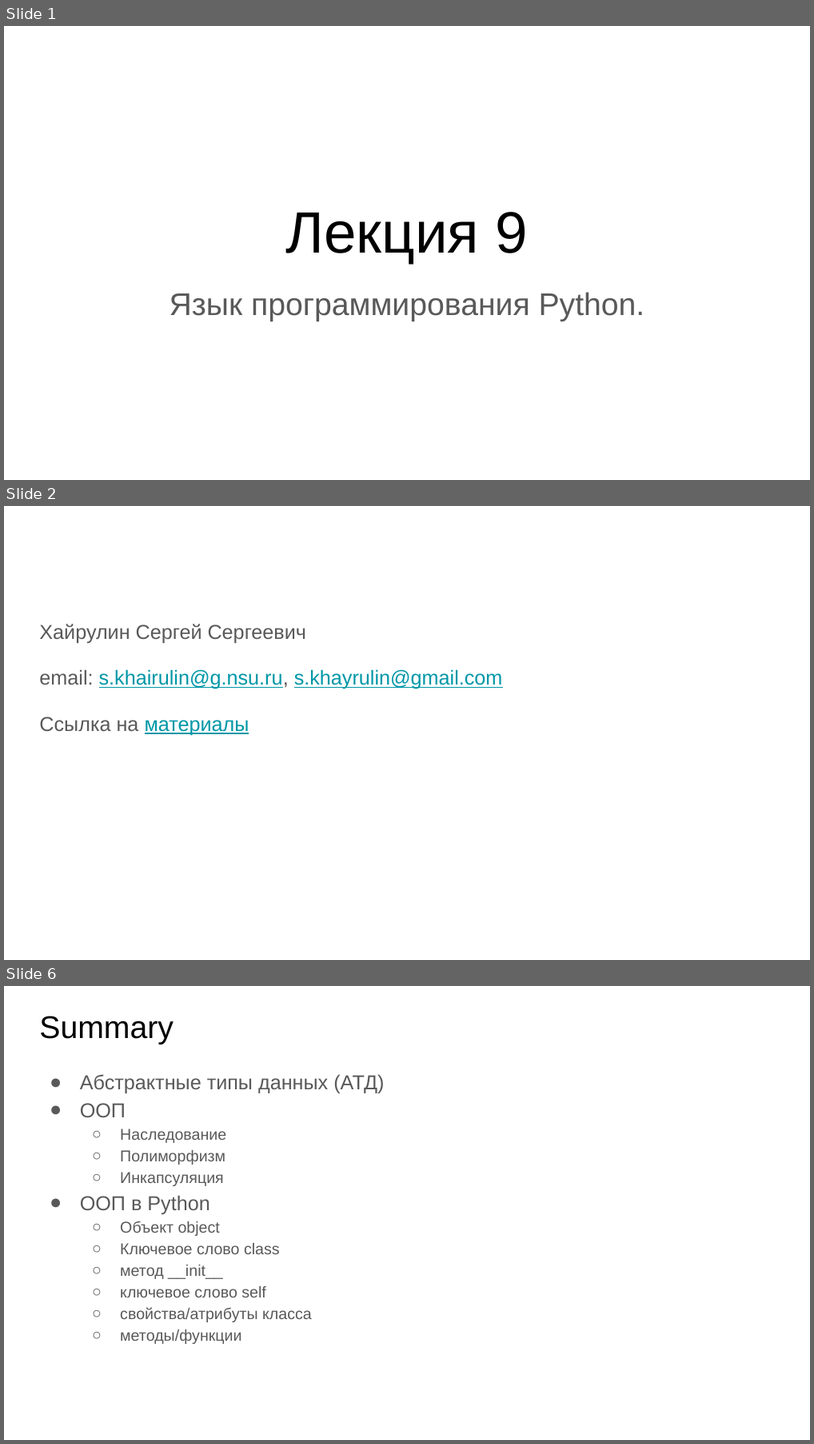
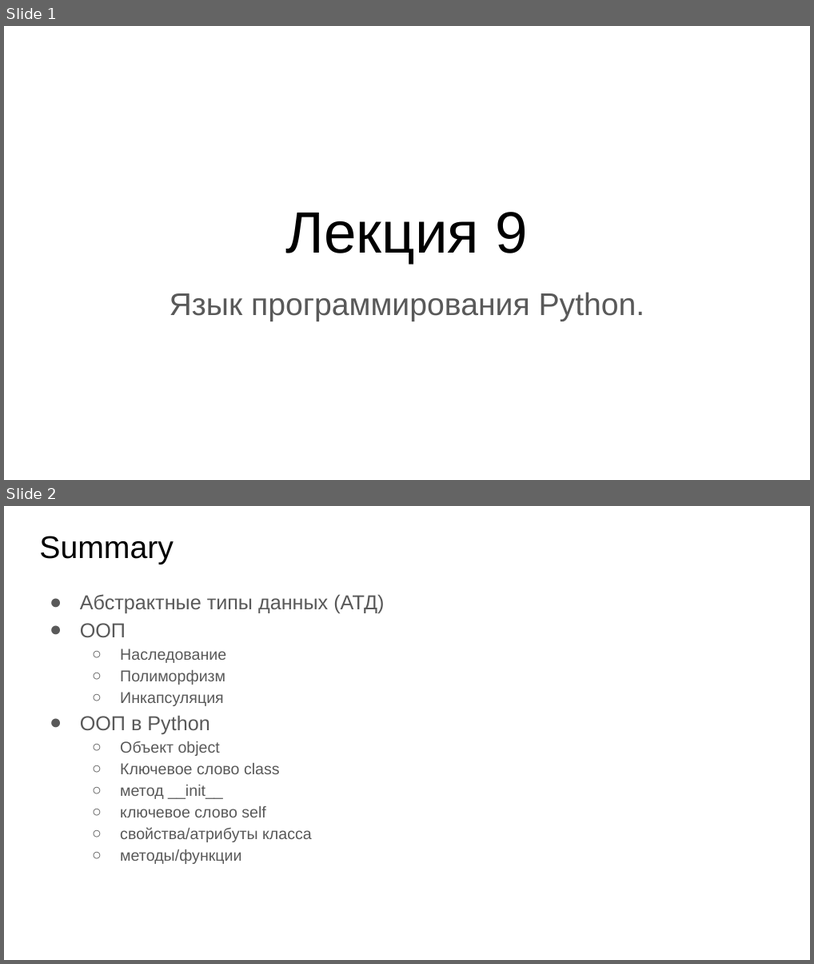
Before and after one commit to Daterdum/python-course, a slide deck: Lection 5/Лекция 5.pptx. Shown one above the other, each under a label of ours: slides 1, 2 and 6 before the commit, slides 1 and 2 after it; the slides between them are not shown. The pictures are 814x1444 and 814x964 pixels, drawn with LibreOffice and Linux fonts; fonts in the diff are those of the drawing. Boxes give left, top, right and bottom in pixels: in the first picture for what was removed or moved away, otherwise in the second. Text is boxed around its words. In the diff, an @@ line names an element or a change of style, - is before the commit and + after.

```diff
--- a/Lection 5/Лекция 5.pptx
+++ b/Lection 5/Лекция 5.pptx
@@ slide 2 removed at <box>4,506,810,960</box>, background #FFFFFF @@
@@ text removed at <box>39,624,503,735</box> @@
-Хайрулин Сергей Сергеевич
-email: s.khairulin@g.nsu.ru, s.khayrulin@gmail.com
-Ссылка на материалы
@@ what was slide 6 is now slide 2 @@
```
Also in this commit, not shown: 1 slide changed, 7 other slides removed, 1 other file.
